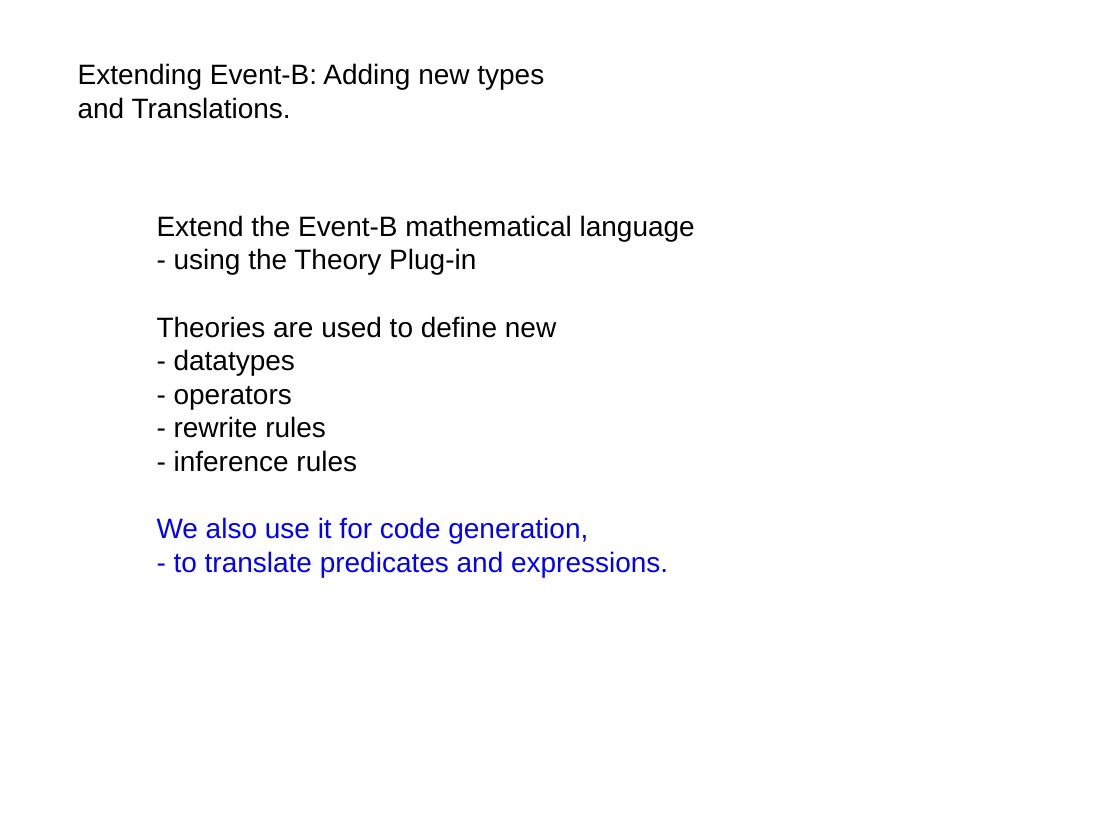
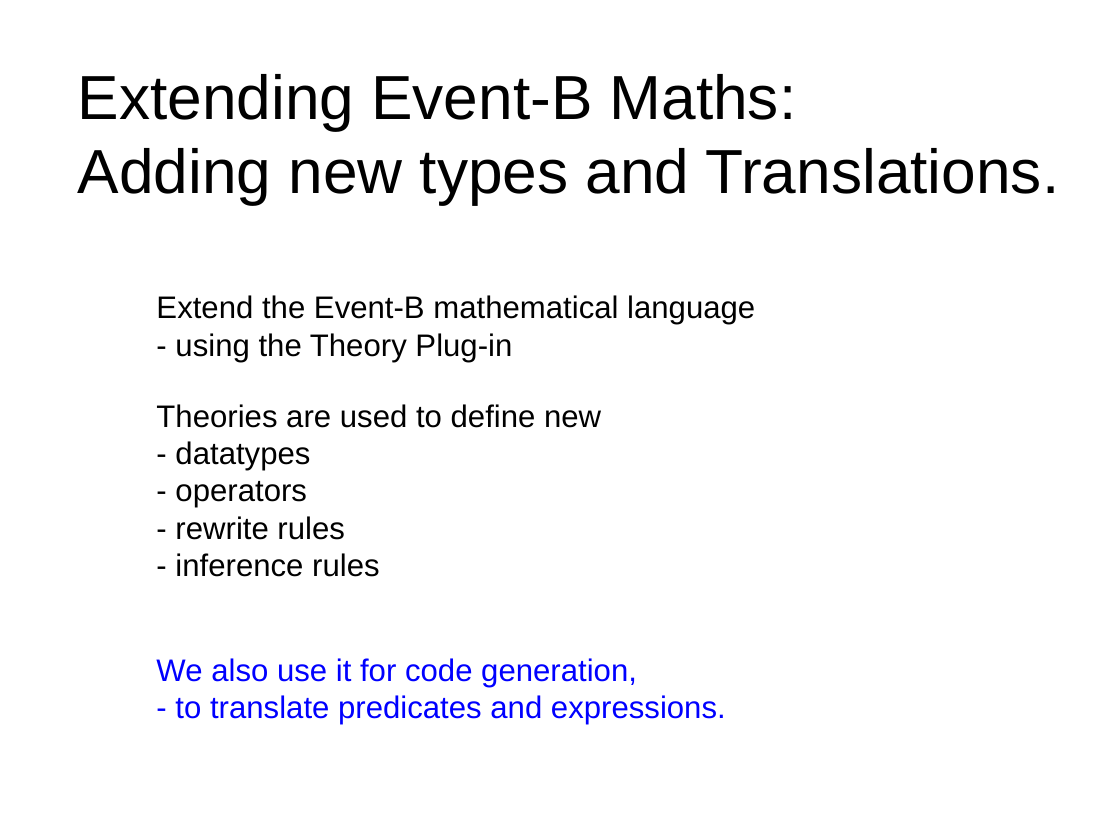
Before and after one commit to weetmuts/rodin-b-sharp-iUML_B_Utils, a slide deck: slide 22 of work/store/comp3011/AndysCourseMaterials/Mar2014/ProgrammingForSCSSession2.pptx (slide 23 before the commit). Drawn at 1120x840 pixels with LibreOffice and Linux fonts; fonts in the diff are those of the drawing; background and template pictures are left out. Boxes give left, top, right and bottom in pixels: in the first picture for what was removed or moved away, otherwise in the second. Text is boxed around its words. In the diff, an @@ line names an element or a change of style, - is before the commit and + after.

```diff
--- a/work/store/comp3011/AndysCourseMaterials/Mar2014/ProgrammingForSCSSession2.pptx
+++ b/work/store/comp3011/AndysCourseMaterials/Mar2014/ProgrammingForSCSSession2.pptx
@@ text at [78,74,1060,204]: text changed; size 18 to 40 pt @@
-Extending Event-B: Adding new types
-and Translations.
+Extending Event-B Maths:
+Adding new types and Translations.
@@ text "Extend the Event-B mathematical language": place and size @@
-text "Extend the Event-B mathematical language" at [157,215,695,577]
+text "Extend the Event-B mathematical language" at [156,295,755,724]
@@ text "Extend the Event-B mathematical language" at [156,295,755,724]: size 18 to 20 pt @@
```
Also in this commit, not shown: 21 other slides changed, 3 slides added, 3 slides removed, 5 other files.
